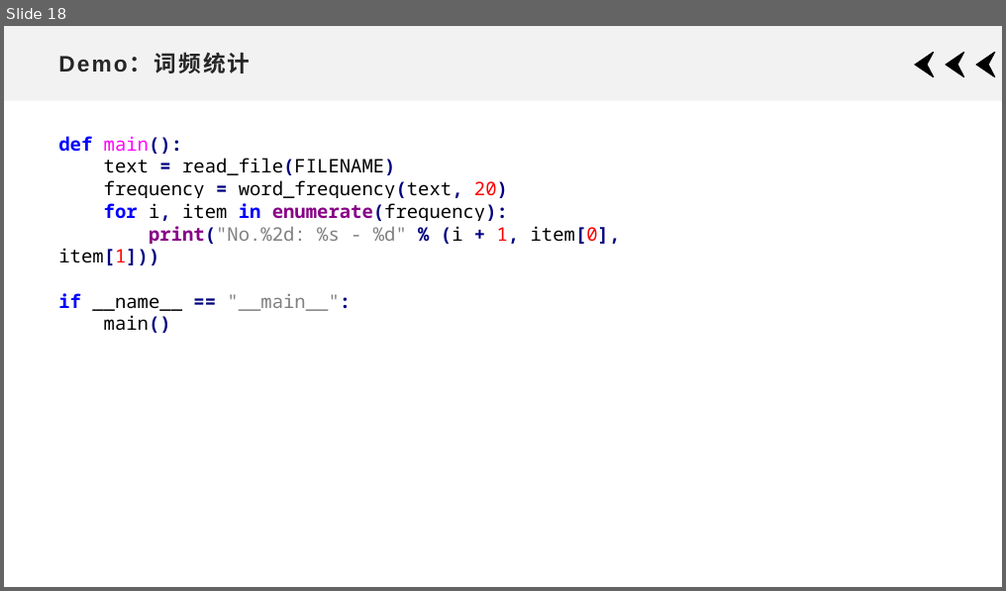
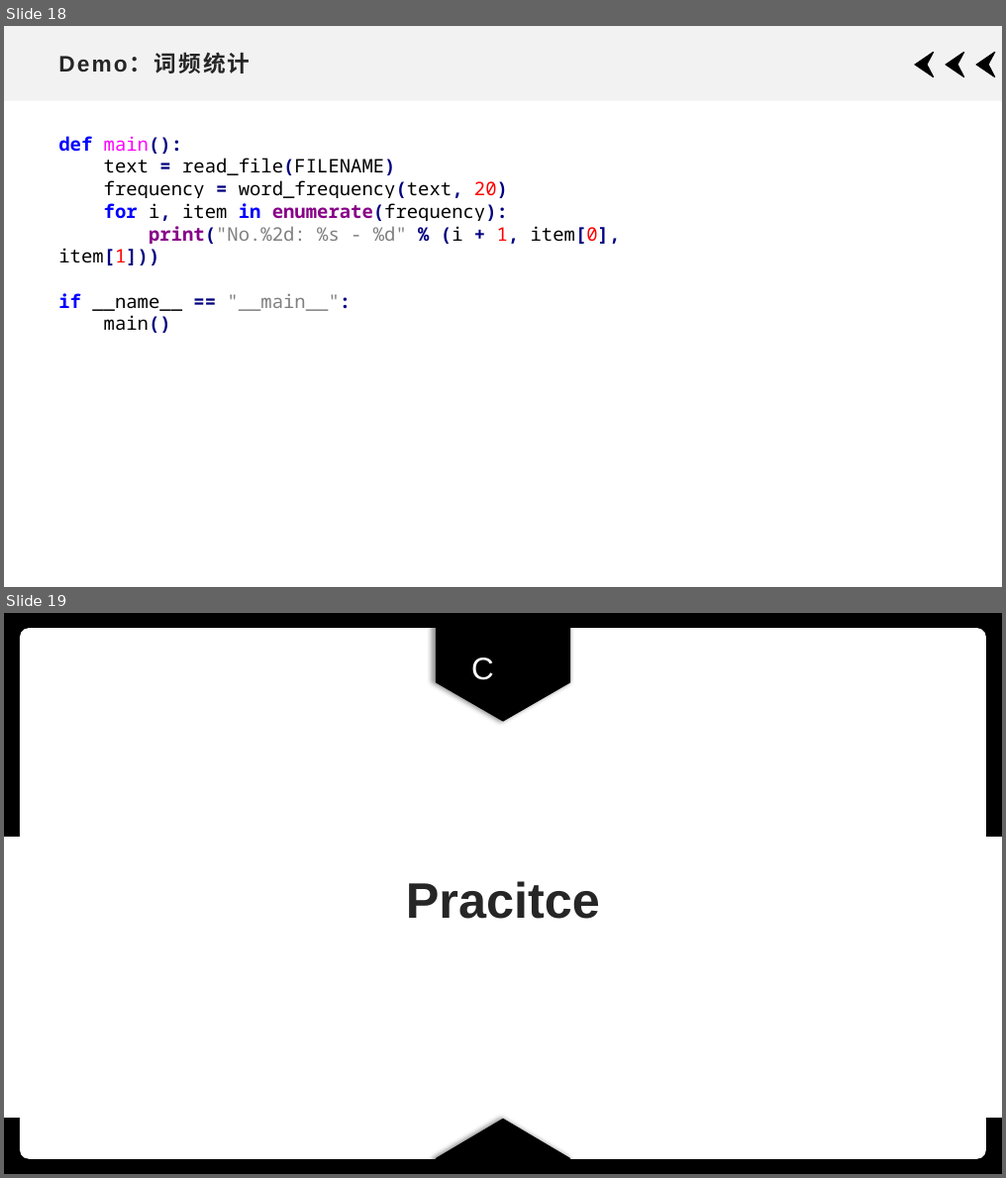
Before and after one commit to xdai02/Python, a slide deck: slides/Chapter6.pptx. Shown one above the other, each under a label of ours: slide 18 before the commit, slides 18 and 19 after it. The pictures are 1006x591 and 1006x1178 pixels, drawn with LibreOffice and Linux fonts; fonts in the diff are those of the drawing. Boxes give left, top, right and bottom in pixels: in the first picture for what was removed or moved away, otherwise in the second. Text is boxed around its words. In the diff, an @@ line names an element or a change of style, - is before the commit and + after.

```diff
--- a/slides/Chapter6.pptx
+++ b/slides/Chapter6.pptx
@@ slide 19 added at (4,613,1002,1174), background #FFFFFF @@
@@ text added at (471,658,494,680), 30 pt, text #FFFFFF @@
+C
@@ title added at (406,881,600,919), 48 pt, text #262626, bold @@
+Pracitce
@@ group added at (4,613,1002,1174): 2 rectangles, 2 pentagon arrows, 1 rounded rectangle @@
```
Also in this commit, not shown: 4 other slides added, 7 other files.
